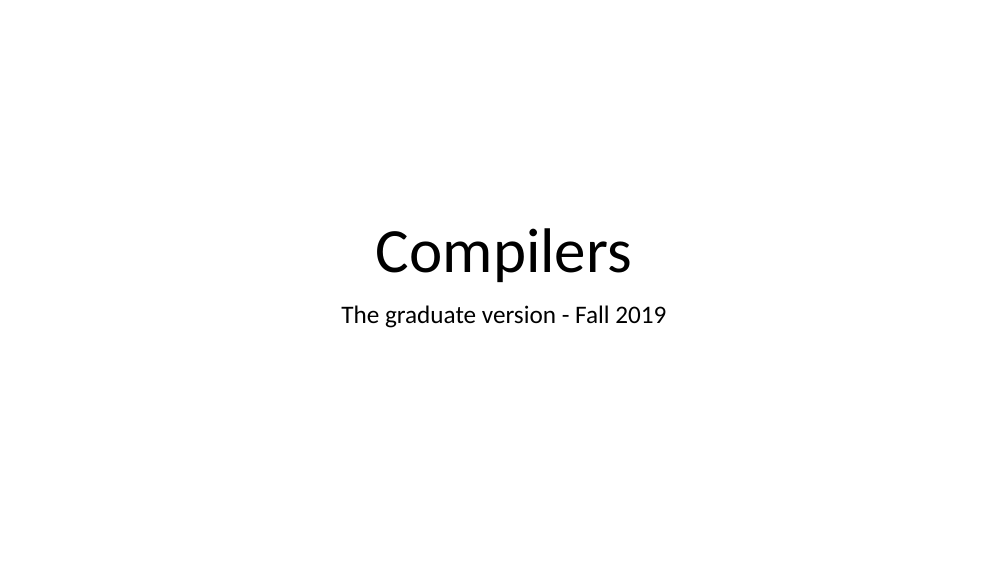
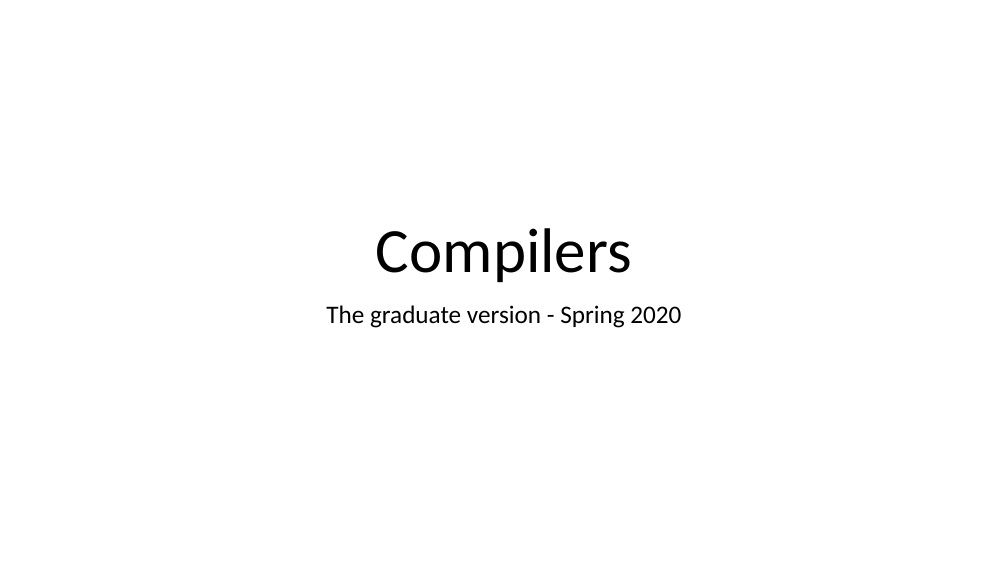
Before and after one commit to matthewbdwyer/matthewbdwyer.github.io, a slide deck: slide 1 of 6620/slides/Introduction.pptx. Drawn at 1008x567 pixels with LibreOffice and Linux fonts; fonts in the diff are those of the drawing. Boxes give left, top, right and bottom in pixels: in the first picture for what was removed or moved away, otherwise in the second. Text is boxed around its words. In the diff, an @@ line names an element or a change of style, - is before the commit and + after.

Commit message:
updates slides for Spring 20

```diff
--- a/6620/slides/Introduction.pptx
+++ b/6620/slides/Introduction.pptx
@@ subtitle at (x1=326, y1=305, x2=681, y2=328): text changed @@
-The graduate version - Fall 2019
+The graduate version - Spring 2020
```
Also in this commit, not shown: 2 other slides changed, 1 other file.
